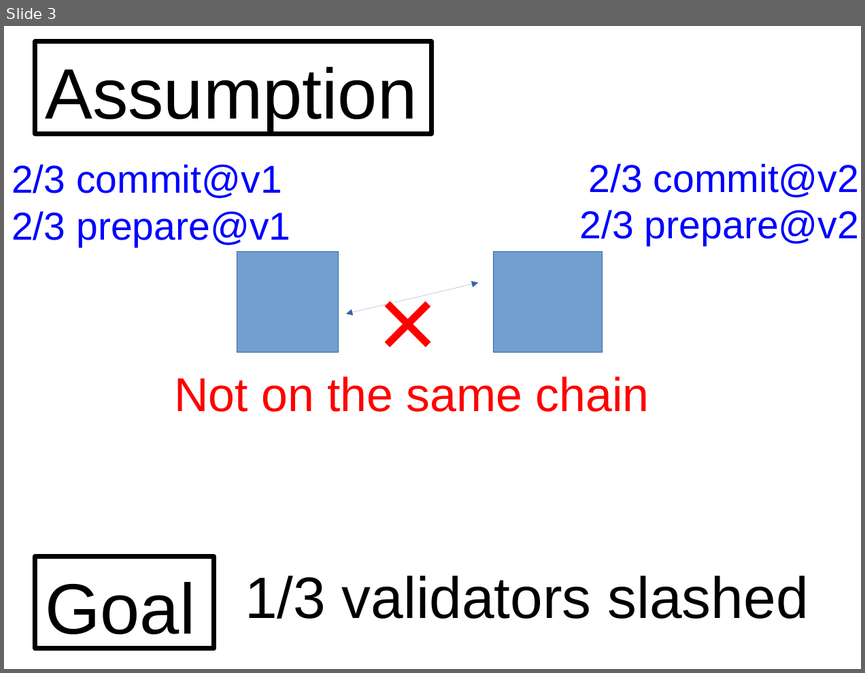
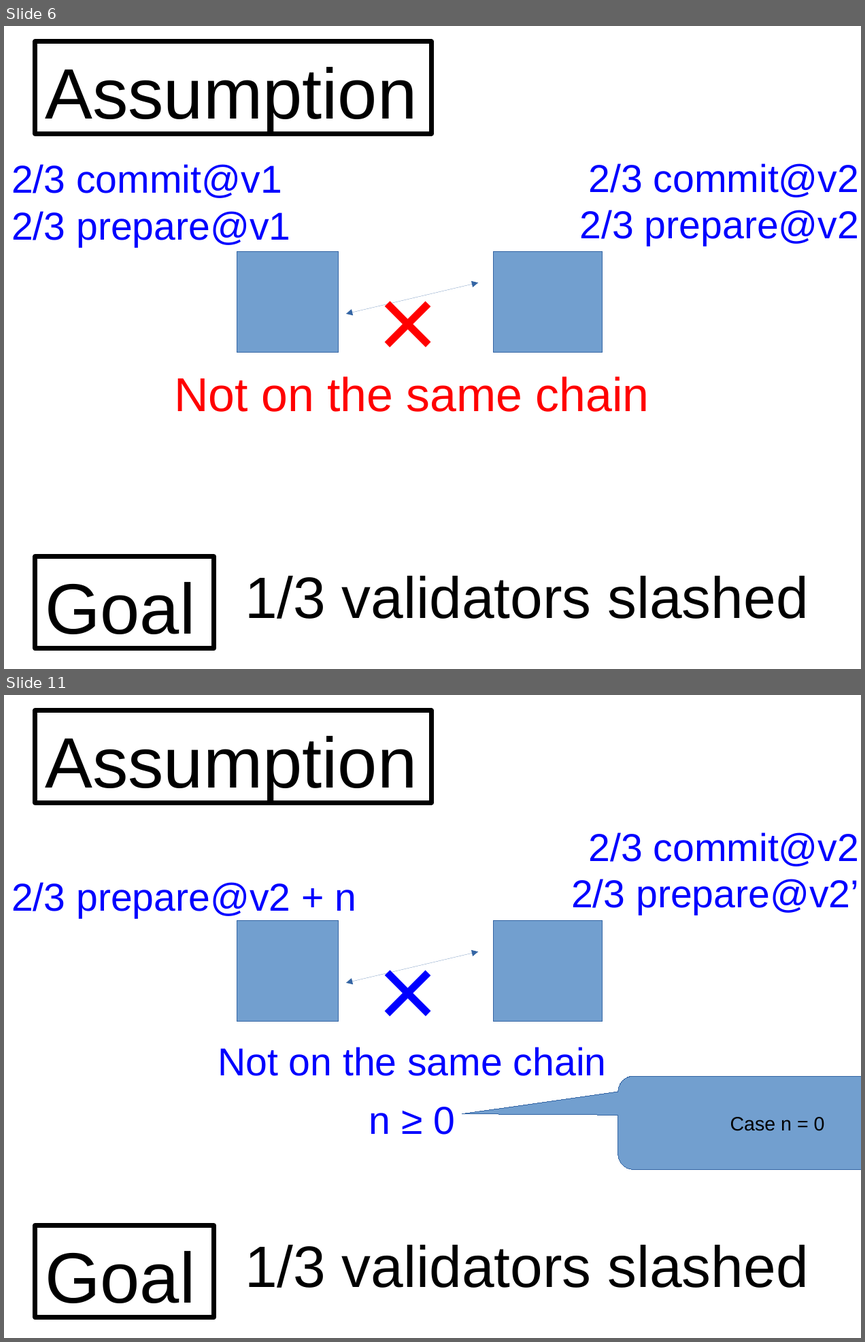
Before and after one commit to palmskog/pos, a slide deck: slide.odp. Shown one above the other, each under a label of ours: slide 3 before the commit, slides 6 and 11 after it; the slides between them are not shown. The pictures are 865x673 and 865x1342 pixels, drawn with LibreOffice and Linux fonts; fonts in the diff are those of the drawing. Boxes give left, top, right and bottom in pixels: in the first picture for what was removed or moved away, otherwise in the second. Text is boxed around its words. In the diff, an @@ line names an element or a change of style, - is before the commit and + after.

```diff
--- a/slide.odp
+++ b/slide.odp
@@ slide 11 added at (4,695,861,1338), background #FFFFFF @@
@@ rectangle added at (35,711,432,802), outline #000000 4.31 pt, 66 pt, text #000000 @@
+Assumption
@@ text added at (571,832,859,915), 36 pt, text #0000FF @@
+2/3 commit@v2
+2/3 prepare@v2’
@@ text added at (11,882,357,918), 36 pt, text #0000FF @@
+2/3 prepare@v2 + n
@@ rectangle added at (237,921,339,1021), fill #729FCF, outline #3465A4 0 pt @@
@@ text added at (354,921,463,1060), 96 pt, text #0000FF @@
+×
@@ rectangle added at (494,921,602,1021), fill #729FCF, outline #3465A4 0 pt @@
@@ double arrow added from (346, 983) to (478, 951), #3465A4 0 pt @@
@@ text added at (218,1047,606,1076), 36 pt, text #0000FF @@
+Not on the same chain
@@ rounded speech box added at (618,1076,861,1169), fill #729FCF, outline #3465A4 0 pt, 18 pt, text #000000 @@
+Case n = 0
@@ text added at (369,1106,455,1134), 36 pt, text #0000FF @@
+n ≥ 0
@@ rectangle added at (35,1225,214,1317), outline #000000 4.31 pt, 66 pt, text #000000 @@
+Goal
@@ text added at (245,1244,808,1287), 54 pt, text #000000 @@
+1/3 validators slashed
@@ what was slide 3 is now slide 6 @@
```
Also in this commit, not shown: 9 other slides added.
